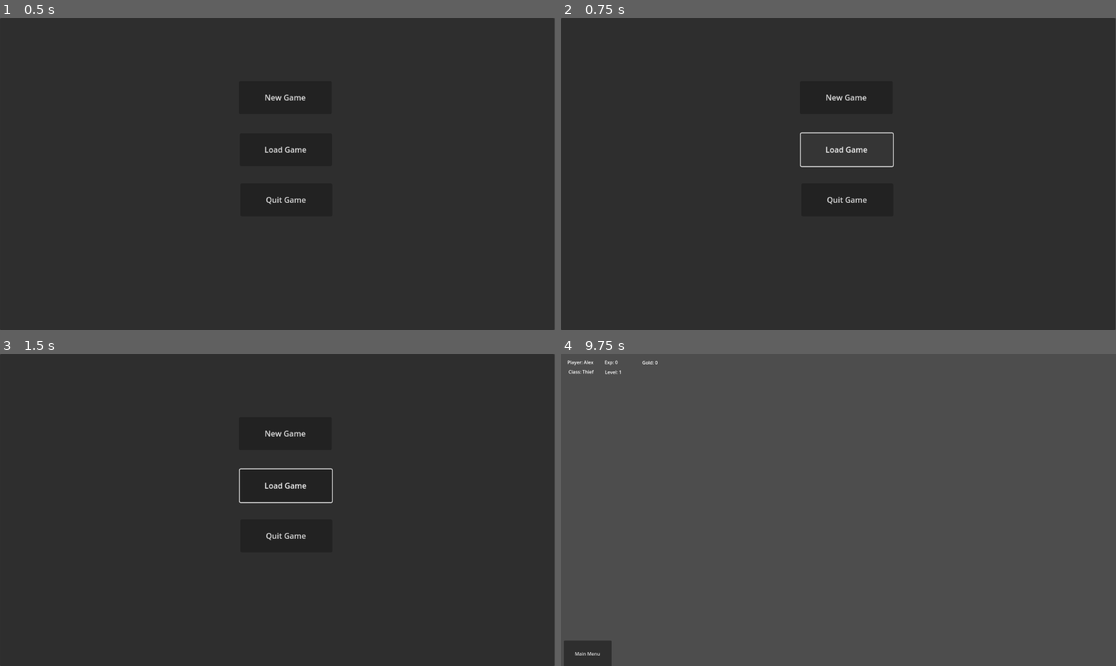
Above: before the commit, frames 1-4 (two rows, left to right).
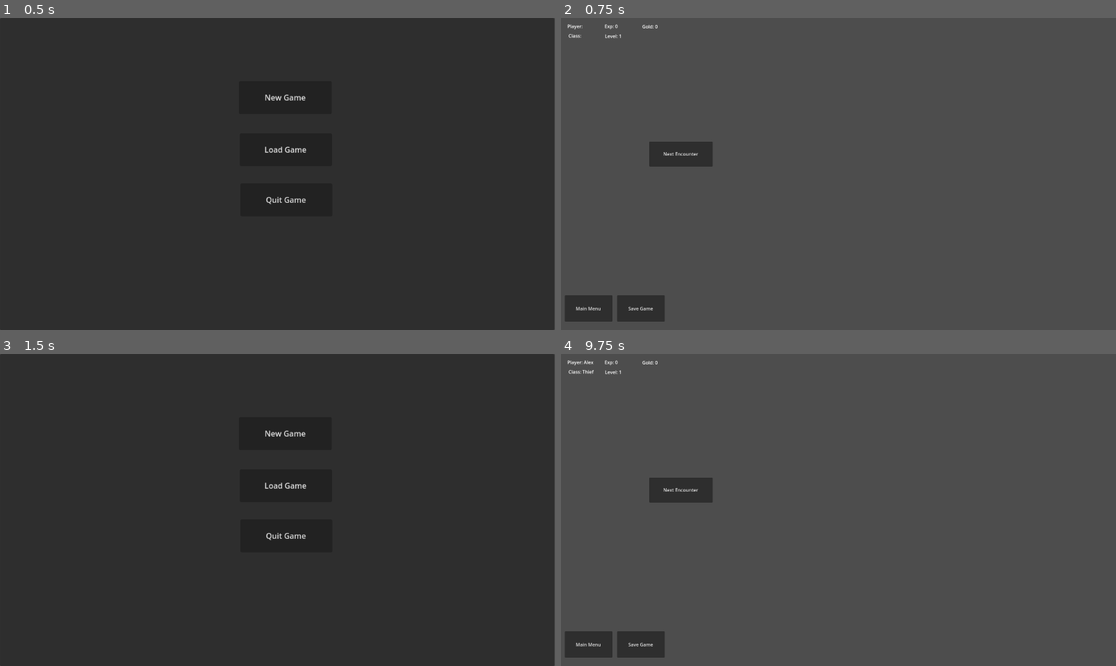
Above: after the commit, the same moments.

Repository: JMayna/goblingame
Game: Godot game, scene res://Main Menu.tscn
Two runs of this game, one before a commit and one after it. Both use one fixed random seed, a clock stepped at 60 frames per second and the inputs below.
Inputs (mouse positions are in pixels of both pictures, inside the frame that each line leads up to):
- Up to frame 1 (0.5 s): no input
- Up to frame 2 (0.75 s): click "Load Game" at 0.5 s
- Up to frame 3 (1.5 s): click (27, 644) at 1.25 s, where only the run after the commit has a clickable "Main Menu"
- Up to frame 4 (9.75 s): click "New Game" at 2 s; click (844, 394) at 2.77 s; type "Alex" at 2.85 s; click "Confirm" at 3.5 s; click "Confirm" at 4.25 s; click "Fighter" at 5 s; click "Mage" at 5.75 s; click "Thief" at 6.5 s; click "Fighter" at 7.25 s; click "Mage" at 8 s; click "Thief" at 8.75 s; click "Confirm" at 9.5 s

Frame 1 is identical in both runs. In frame 2, 96% of the frame differs, in the area x 0-100%, y 0-100%; in frame 3, 0.2%; in frame 4, 2.2%.

Commit message:
save/load

Diff:
--- a/Game_Menu.tscn
+++ b/Game_Menu.tscn
@@ -36,6 +36,7 @@
 text = "Class:"
 
 [node name="PlayerGoldLabel" type="Label" parent="CanvasLayer/PlayerInfo"]
+layout_mode = 0
 offset_left = 281.0
 offset_top = 18.0
 offset_right = 362.0
@@ -44,6 +45,7 @@
 "
 
 [node name="PlayerLevelLabel" type="Label" parent="CanvasLayer/PlayerInfo"]
+layout_mode = 0
 offset_left = 152.0
 offset_top = 51.0
 offset_right = 233.0
@@ -52,17 +54,34 @@
 "
 
 [node name="PlayerExperienceLabel" type="Label" parent="CanvasLayer/PlayerInfo"]
+layout_mode = 0
 offset_left = 151.0
 offset_top = 17.0
 offset_right = 232.0
 offset_bottom = 55.0
 text = "Exp:"
 
-[node name="Button" type="Button" parent="CanvasLayer"]
-offset_left = 10.0
-offset_top = 992.0
-offset_right = 175.0
-offset_bottom = 1083.0
+[node name="mainMenubutton" type="Button" parent="CanvasLayer"]
+offset_left = 13.0
+offset_top = 960.0
+offset_right = 178.0
+offset_bottom = 1051.0
 text = "Main Menu"
 
-[connection signal="pressed" from="CanvasLayer/Button" to="." method="_on_button_pressed"]
+[node name="nextEncounterButton" type="Button" parent="CanvasLayer"]
+offset_left = 305.0
+offset_top = 428.0
+offset_right = 525.0
+offset_bottom = 514.0
+text = "Next Encounter"
+
+[node name="saveGameButton" type="Button" parent="CanvasLayer"]
+offset_left = 194.0
+offset_top = 960.0
+offset_right = 359.0
+offset_bottom = 1051.0
+text = "Save Game
+"
+
+[connection signal="pressed" from="CanvasLayer/mainMenubutton" to="." method="_on_button_pressed"]
+[connection signal="pressed" from="CanvasLayer/saveGameButton" to="." method="_on_button_pressed"]
--- a/Main Menu.tscn
+++ b/Main Menu.tscn
@@ -1,5 +1,6 @@
-[gd_scene load_steps=3 format=3 uid="uid://ln710v6d2ibw"]
+[gd_scene load_steps=4 format=3 uid="uid://ln710v6d2ibw"]
 
+[ext_resource type="Script" path="res://Scripts/main_menu.gd" id="1_72e87"]
 [ext_resource type="Script" path="res://Scripts/quit_button.gd" id="1_jwtd7"]
 [ext_resource type="Script" path="res://Scripts/newgame_button.gd" id="1_o4v6h"]
 
@@ -10,6 +11,7 @@
 anchor_bottom = 1.0
 grow_horizontal = 2
 grow_vertical = 2
+script = ExtResource("1_72e87")
 
 [node name="Panel" type="Panel" parent="."]
 layout_mode = 0
@@ -45,4 +47,5 @@
 script = ExtResource("1_jwtd7")
 
 [connection signal="pressed" from="Panel/newgameButton" to="Panel/newgameButton" method="_on_pressed"]
+[connection signal="pressed" from="Panel/loadButton" to="." method="_on_load_button_pressed"]
 [connection signal="pressed" from="Panel/quitButton" to="Panel/quitButton" method="_on_pressed"]
--- a/Scripts/Globals.gd
+++ b/Scripts/Globals.gd
@@ -4,5 +4,5 @@
 var player_name = ""
 var player_class = ""
 var player_gold = 0
-var player_experince = 0
+var player_xp = 0
 var player_level = 1
--- /dev/null
+++ b/Scripts/main_menu.gd
@@ -0,0 +1,7 @@
+extends Control
+
+
+@onready var loadButton = $Panel/loadButton
+
+func _on_load_button_pressed() -> void:
+	get_tree().change_scene_to_file("res://Game_Menu.tscn")
--- a/character_creation.gd
+++ b/character_creation.gd
@@ -17,6 +17,8 @@
 
 	#Get class from button group
 	var player_class = ""
+	var class_selected = false
+
 	if fighter_button.is_pressed():
 		player_class = "Fighter"
 	elif mage_button.is_pressed():
@@ -42,4 +44,4 @@
 	Globals.player_class = playerclass
 	Globals.player_gold = 0
 	Globals.player_level = 1
-	Globals.player_experince = 0
+	Globals.player_xp = 0
--- a/game_menu.gd
+++ b/game_menu.gd
@@ -11,7 +11,7 @@
 	var playerClass = Globals.player_class
 	var playerLevel = Globals.player_level
 	var playerGold = Globals.player_gold
-	var playerExperience = Globals.player_experince
+	var playerXP = Globals.player_xp
 
 	if playerNameLabel:
 		playerNameLabel.text = "Player: " + playerName
@@ -23,7 +23,7 @@
 		playerGoldLabel.text = "Gold: " + str(playerGold)
 
 	if playerExperienceLabel:
-		playerExperienceLabel.text = "Exp: " +str(playerExperience)
+		playerExperienceLabel.text = "Exp: " +str(playerXP)
 
 	if playerLevelLabel:
 		playerLevelLabel.text="Level: " + str(playerLevel)
@@ -32,3 +32,55 @@
 
 func _on_button_pressed() -> void:
 	get_tree().change_scene_to_file("res://Main Menu.tscn")
+
+func _save_game():
+	var save_data = {
+		"player_name": Globals.player_name,
+		"player_class": Globals.player_class,
+		"gold": Globals.player_gold,
+		"level": Globals.player_level,
+		"experience": Globals.player_xp
+		}
+
+	var file = FileAccess.open("user://savegame.json", FileAccess.WRITE)
+	if file:
+		file.store_string(JSON.stringify(save_data))
+		file.close()
+		print("Game saved sucessfully!")
+	else:
+		print("Error Saving game")
+
+func _load_game():
+	var file = FileAccess.open("user://savegame.json", FileAccess.READ)
+	if file:
+		var json_string = file.get_as_text()
+		file.close()
+
+		var data = JSON.parse_string(json_string)
+		if data.result: #Check for parsing errors
+			Globals.player_name = data.result.player_name
+			Globals.player_class = data.result.player_class
+			Globals.player_gold = data.result.gold
+			Globals.player_xp = data.result.experience
+			Globals.player_level = data.result.level
+
+			#Update UI
+			_update_ui()
+
+			print("Game Loaded sucessfully")
+		else:
+			print("Error parsing save data: " + data.error)
+	else:
+		print("No save file found")
+
+func _update_ui():
+	if playerNameLabel:
+		playerNameLabel.text = "Player: " + Globals.player_name
+	if playerClassLabel:
+		playerClassLabel.text = "Class: " + Globals.player_class
+	if playerGoldLabel:
+		playerGoldLabel.text = "Gold: " + str(Globals.player_gold)
+	if playerExperienceLabel:
+		playerExperienceLabel.text = "Exp: " + str(Globals.player_xp)
+	if playerLevelLabel:
+		playerLevelLabel.text = "Player: " + str(Globals.player_level)
